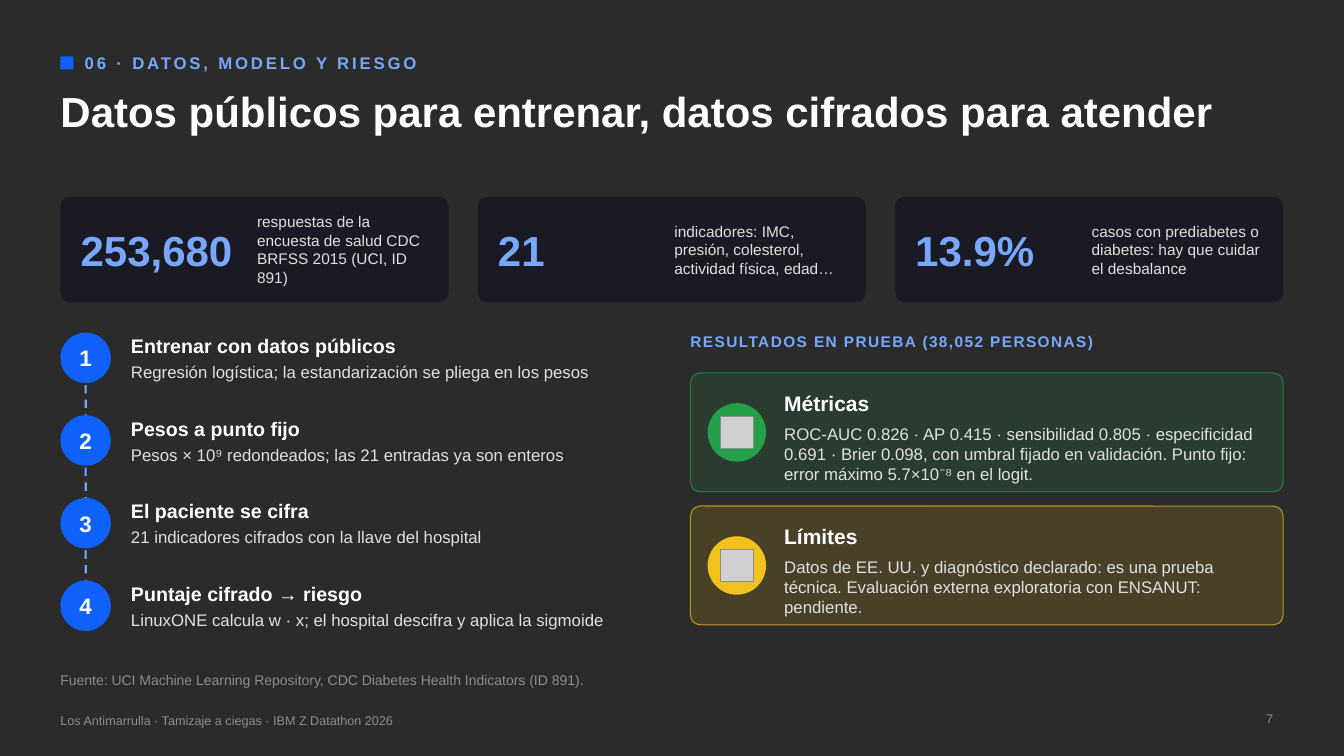
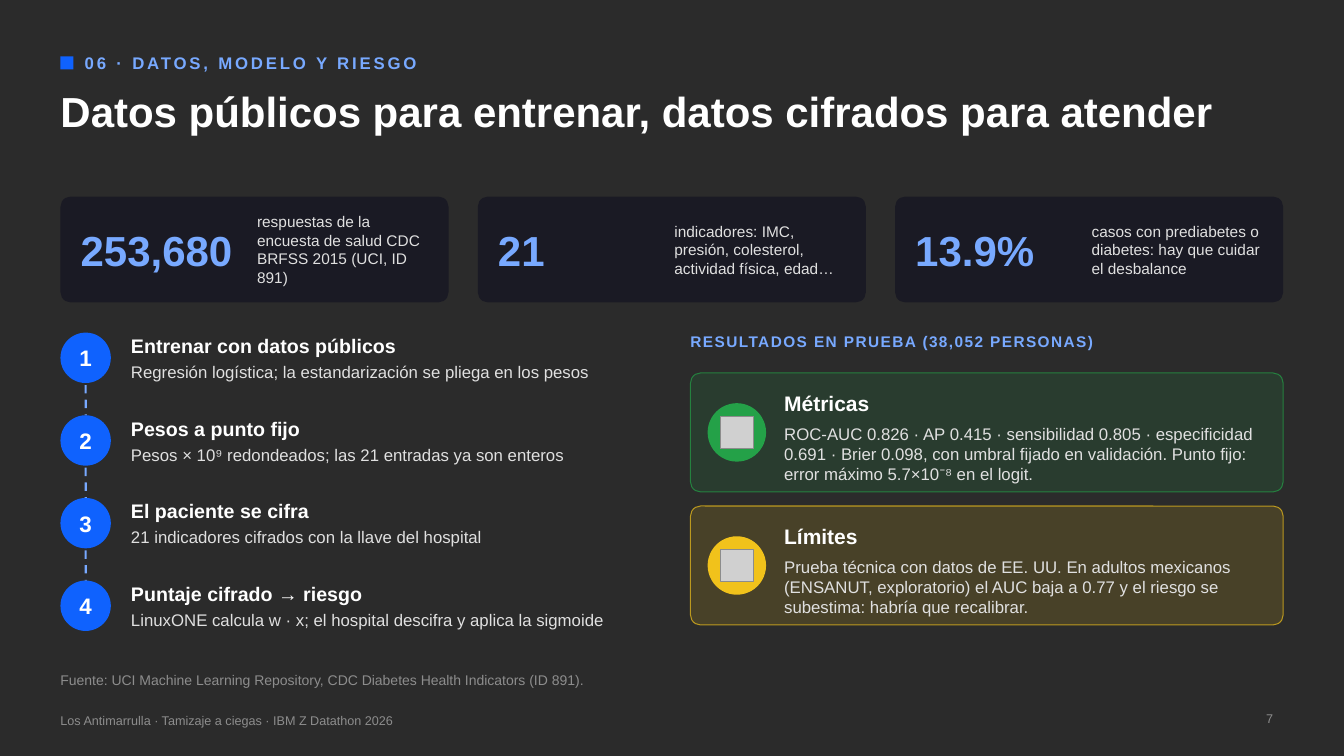
Before and after one commit to UACJ-MIAAD/antimarrulla-ibmz-datathon-2026, a slide deck: slide 7 of submission/Los_Antimarrulla_Pitch_Tamizaje.pptx. Drawn at 1344x756 pixels with LibreOffice and Linux fonts; fonts in the diff are those of the drawing; grey boxes stand for pictures; background and template pictures are left out; a plain dark background stands for a picture behind light text. Boxes give left, top, right and bottom in pixels: in the first picture for what was removed or moved away, otherwise in the second. Text is boxed around its words. In the diff, an @@ line names an element or a change of style, - is before the commit and + after.

Commit message:
pitch: límites con el resultado de ENSANUT; estado de CKKS y Granite con evidencia

```diff
--- a/submission/Los_Antimarrulla_Pitch_Tamizaje.pptx
+++ b/submission/Los_Antimarrulla_Pitch_Tamizaje.pptx
@@ text at (784,560,1230,617): text changed @@
-Datos de EE. UU. y diagnóstico declarado: es una prueba técnica. Evaluación externa exploratoria con ENSANUT: pendiente.
+Prueba técnica con datos de EE. UU. En adultos mexicanos (ENSANUT, exploratorio) el AUC baja a 0.77 y el riesgo se subestima: habría que recalibrar.
```
Also in this commit, not shown: 12 other files.
